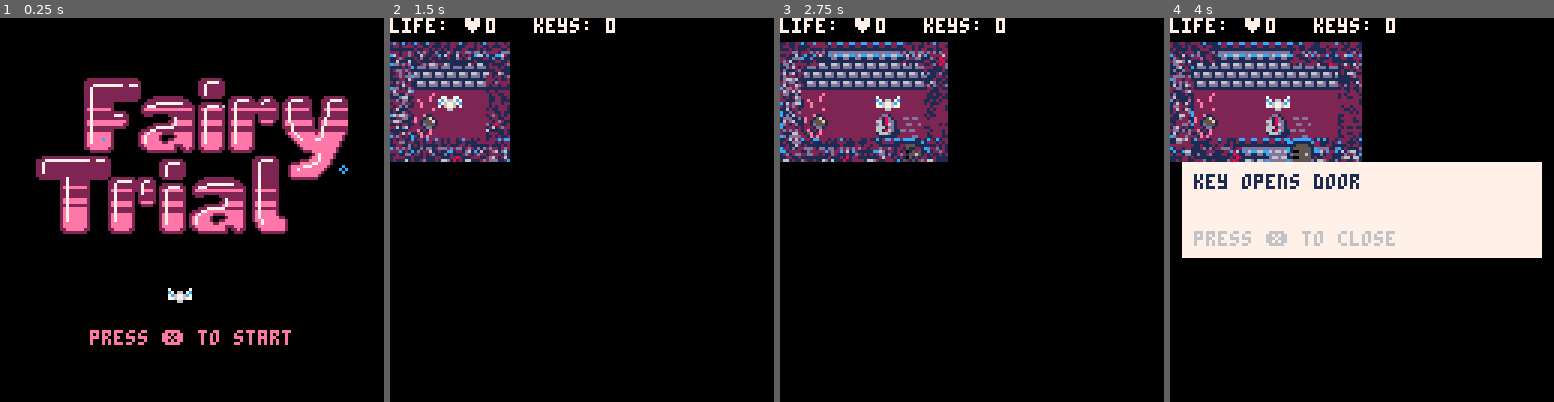
Above: before the commit, frames 1-4 (left to right).
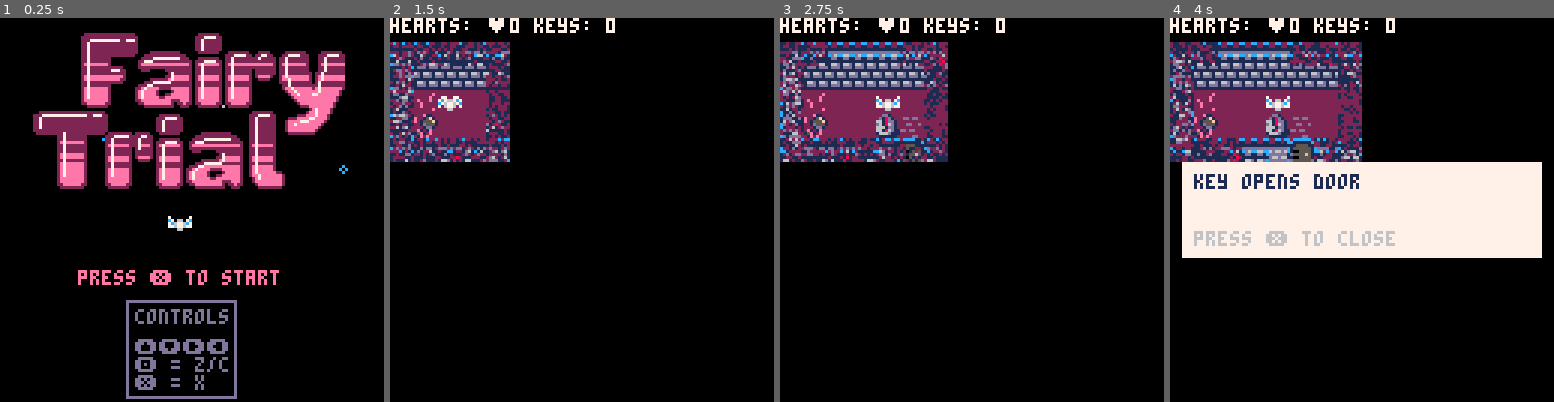
Above: after the commit, the same moments.

Repository: RonzyLady/FairyTrialGame
Game: PICO-8 cartridge fairytrial.p8
The game is run twice, just before and just after one commit, with the same random seed, the same clock (stepped at 60 frames per second) and the same inputs.
Inputs:
- Up to frame 1 (0.25 s): no input
- Up to frame 2 (1.5 s): tap X (X key) at 0.33, 1.07 s; tap O (Z key) at 0.7 s
- Up to frame 3 (2.75 s): hold Right 1.6-2.1 s; tap O (Z key) at 1.7, 2.1, 2.5 s; tap X (X key) at 1.85 s; hold Up 2.15-2.42 s; hold Right from 2.47 s (still down)
- Up to frame 4 (4 s): tap O (Z key) at 2.9, 3.3, 3.7 s; tap X (X key) at 2.97 s; release Right at 3.03 s; hold Left 3.08-3.58 s; hold Down 3.63-3.97 s

The runs differ from the first frame. In frame 1, 30% of the frame differs, in the area x 8-91%, y 3-100%; in frame 2, 0.5%; in frame 3, 0.5%; in frame 4, 0.5%.

Commit message:
Main Menu updates
changes text for main menu and ending scenes

Diff:
--- a/fairytrial.p8
+++ b/fairytrial.p8
@@ -135,16 +135,21 @@
 function draw_menu()
  cls()
 
- spr(65,12,20,13,7)
+ spr(65,11,5,13,7)
 for n=1,3 do
   circ(rnd(128), rnd(64), rnd(2), rnd{6,7,12})
 end
  fly()
- spr(p.sprite, 7*8, 11*8)
+ spr(p.sprite, 7*8, 8*8)
 
 for n=1,3 do
 
- print("press ❎ to start",30,104,rnd{2,6,7,12,13,14})
+ print("press ❎ to start",26,84,rnd{2,6,7,12,13,14})
+ rect(42,94,78,126,13)
+ print("controls",45,97,13)
+ print("⬆️⬇️➡️⬅️",45,107,13)
+ print("🅾️ = z/c",45,113,13)
+ print("❎ = x",45,119,13)
 end
 end
 
@@ -253,7 +258,7 @@
  map(0,0,0,0,128,64)
  draw_npcs()
  rectfill(mapx*8,mapy*8,128*4,mapy*8+7,0)
- print("life: ♥".. hscore,mapx*8,mapy*8, 7, 1)
+ print("hearts: ♥".. hscore,mapx*8,mapy*8, 7, 1)
  print("keys: ".. p.keys,mapx*8+48,mapy*8, 7, 1)
 
  for fogx=0,31 do
@@ -798,8 +803,8 @@
    print("you are dark friend",25,80,rnd{1,2,13})
    end
   elseif(p.black==0 and p.yellow==0) then
-    spr(3, 7*8, 90)
-   print("but you are heartless",23,80,7)
+    spr(3, 7*8, 100)
+   print("but you are heartless",20,80,7)
   elseif (p.black==p.yellow) then
     fly()
     spr(p.sprite, 7*8, 3*8)
@@ -810,9 +815,10 @@
    end
   end
  else
-  print("game over! :(",38,64,7)
- end
- print("press ❎ main menu",30,72,5)
+  print("the spikes pierced you...",15,54,7)
+  print("game over! :(",38,64,8)
+ end
+ print("press ❎ main menu",27,88,5)
 end
 
 
